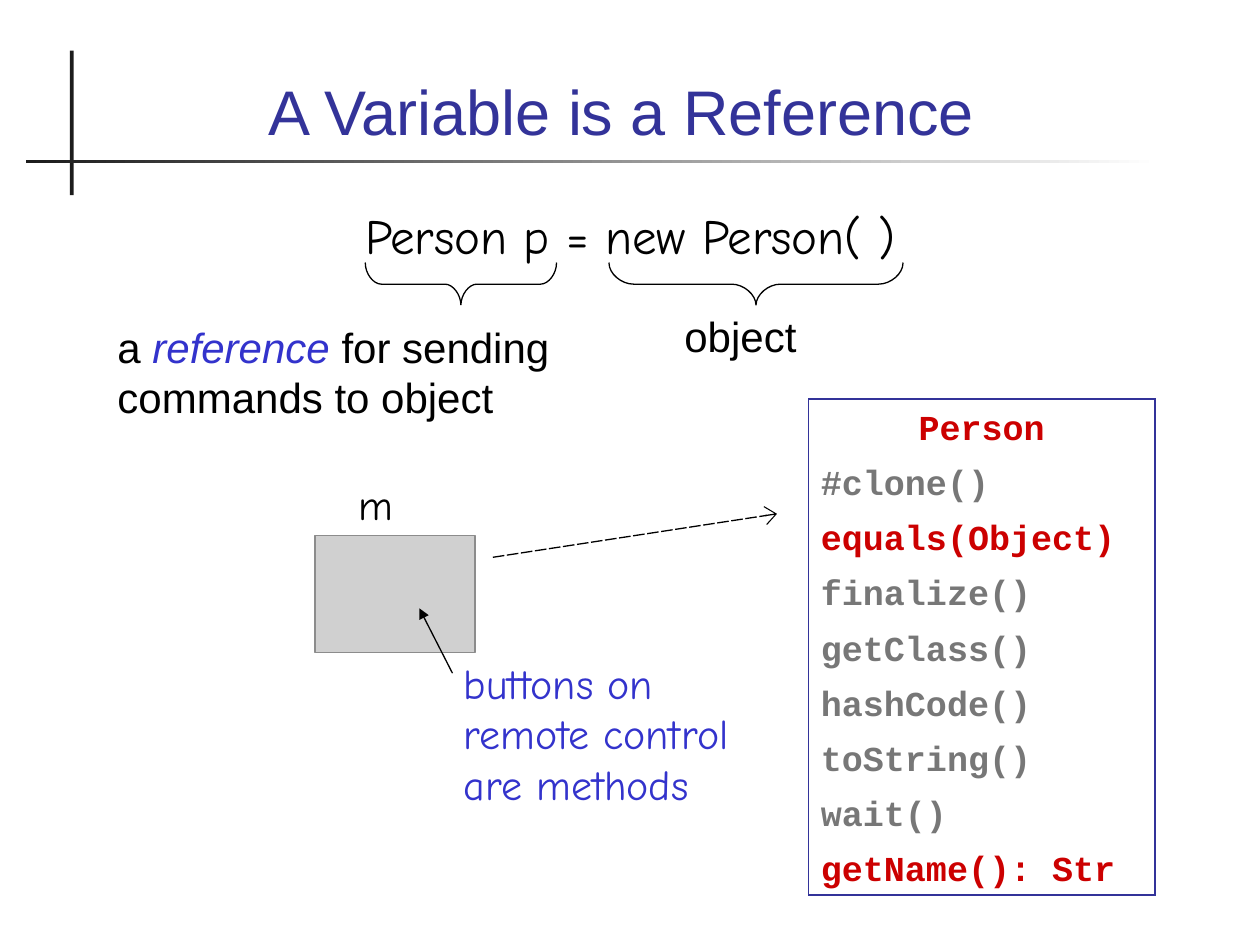
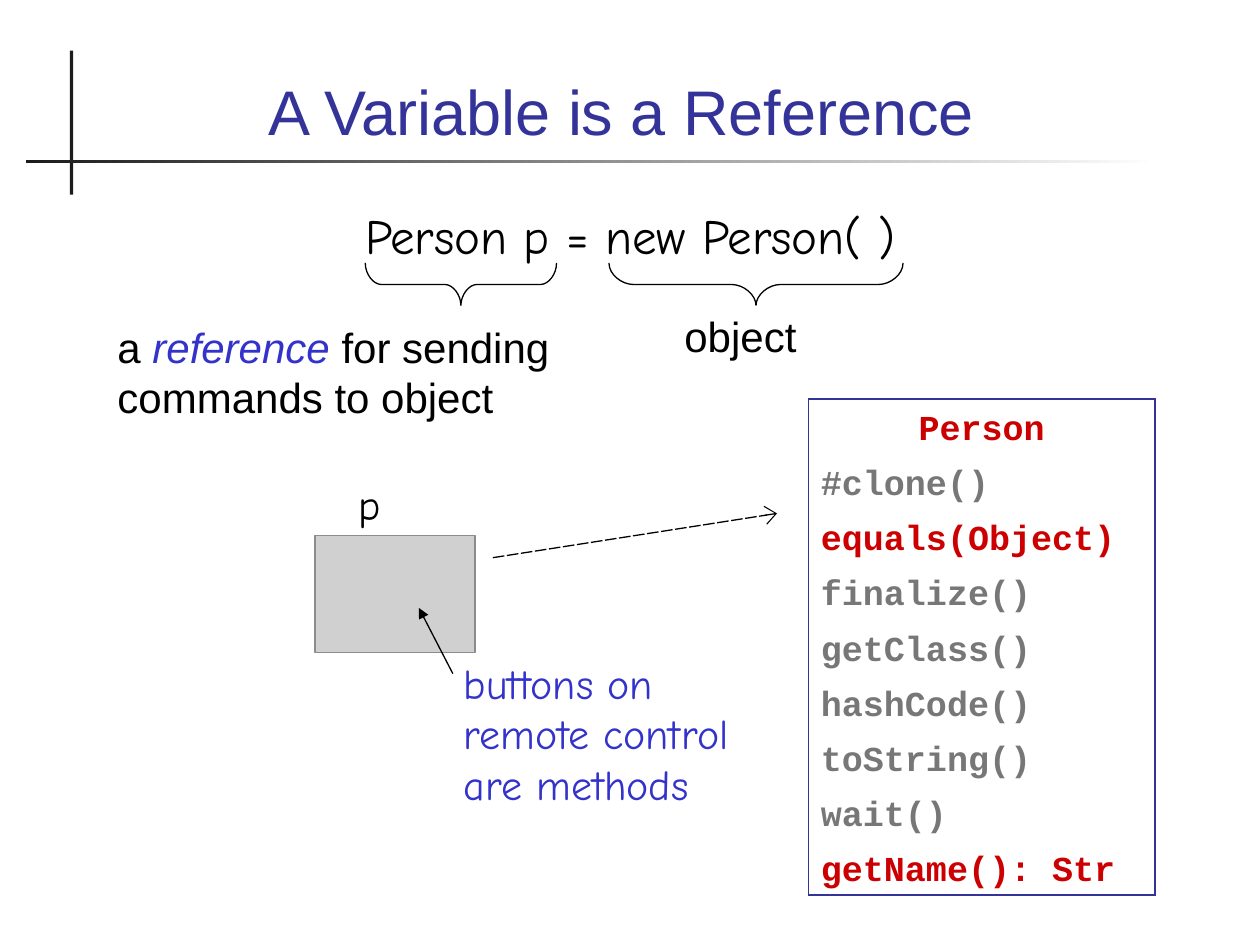
Before and after one commit to skeoop/skeoop.github.io, a slide deck: slide 2 of week1/4-Reference as Remote Control.ppt. Drawn at 1260x945 pixels with LibreOffice and Linux fonts; fonts in the diff are those of the drawing; grey boxes stand for pictures. Boxes give left, top, right and bottom in pixels: in the first picture for what was removed or moved away, otherwise in the second. Text is boxed around its words. In the diff, an @@ line names an element or a change of style, - is before the commit and + after.

```diff
--- a/week1/4-Reference as Remote Control.ppt
+++ b/week1/4-Reference as Remote Control.ppt
@@ text at (359,499,381,529): text changed @@
-m
+p
```
Also in this commit, not shown: 2 other slides changed, 3 other files.
